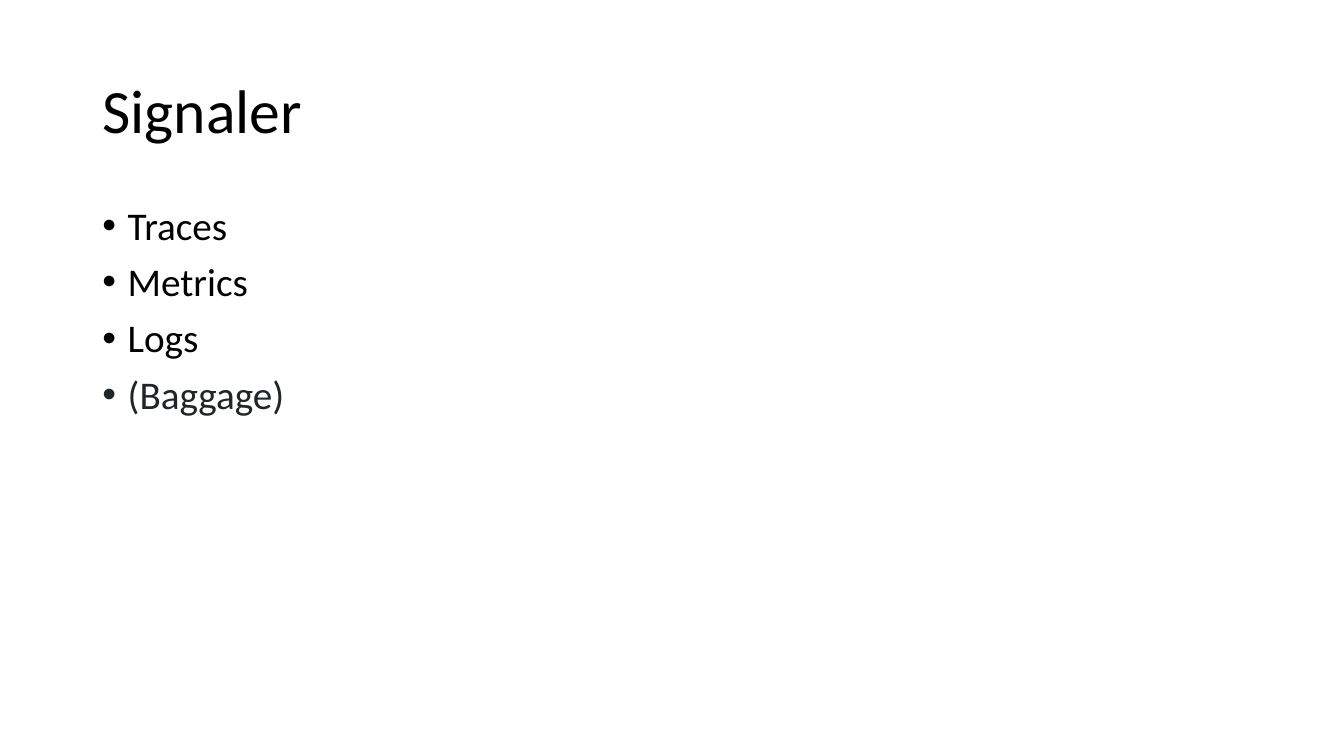
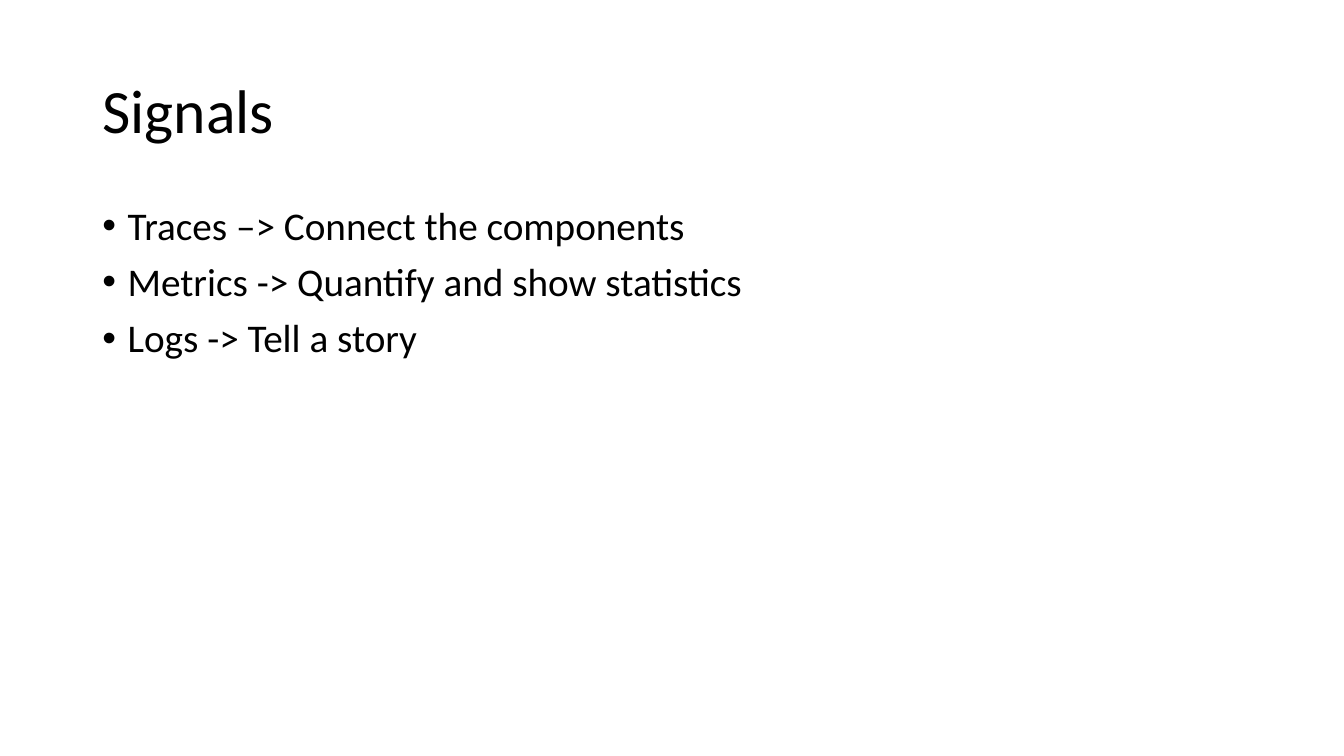
Before and after one commit to rogerhmar/OTEL-NDC-2024, a slide deck: slide 5 of observerbarhet.pptx (slide 4 before the commit). Drawn at 1344x756 pixels with LibreOffice and Linux fonts; fonts in the diff are those of the drawing. Boxes give left, top, right and bottom in pixels: in the first picture for what was removed or moved away, otherwise in the second. Text is boxed around its words. In the diff, an @@ line names an element or a change of style, - is before the commit and + after.

```diff
--- a/observerbarhet.pptx
+++ b/observerbarhet.pptx
@@ title at [102,90,273,144]: text changed @@
-Signaler
+Signals
@@ text at [128,212,741,359]: text changed @@
-• Traces
-• Metrics
-• Logs
-• (Baggage)
+• Traces –> Connect the components
+• Metrics -> Quantify and show statistics
+• Logs -> Tell a story
```
Also in this commit, not shown: 1 other slide changed, 4 slides added, 6 slides removed, 17 other files.
